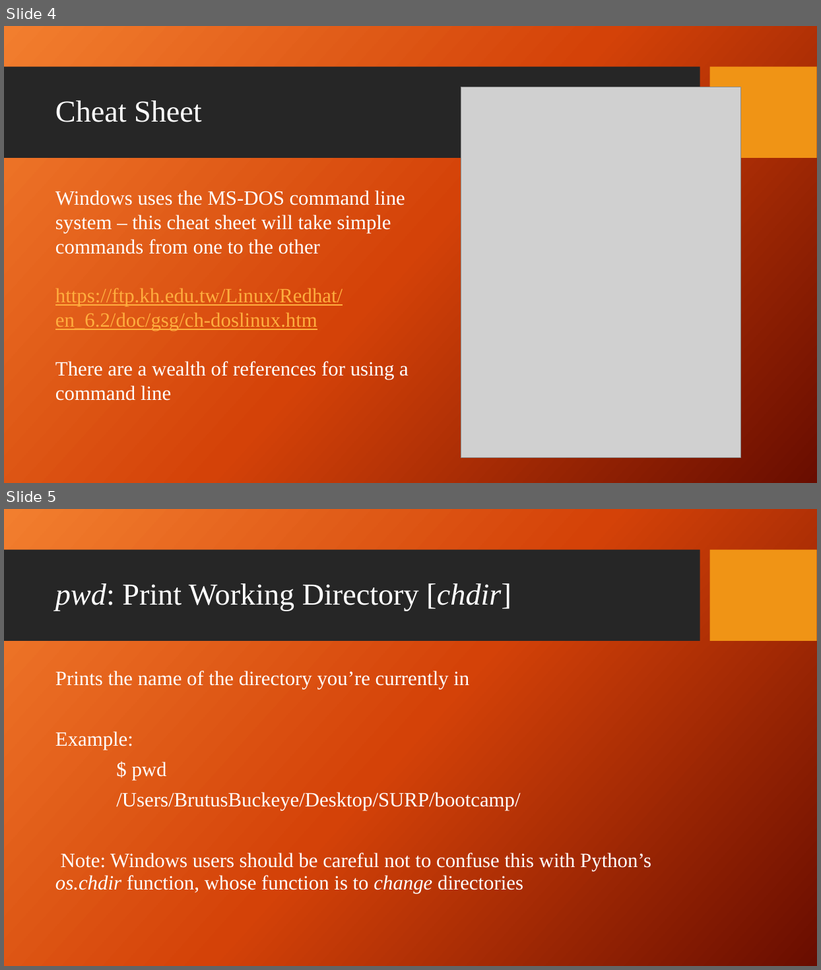
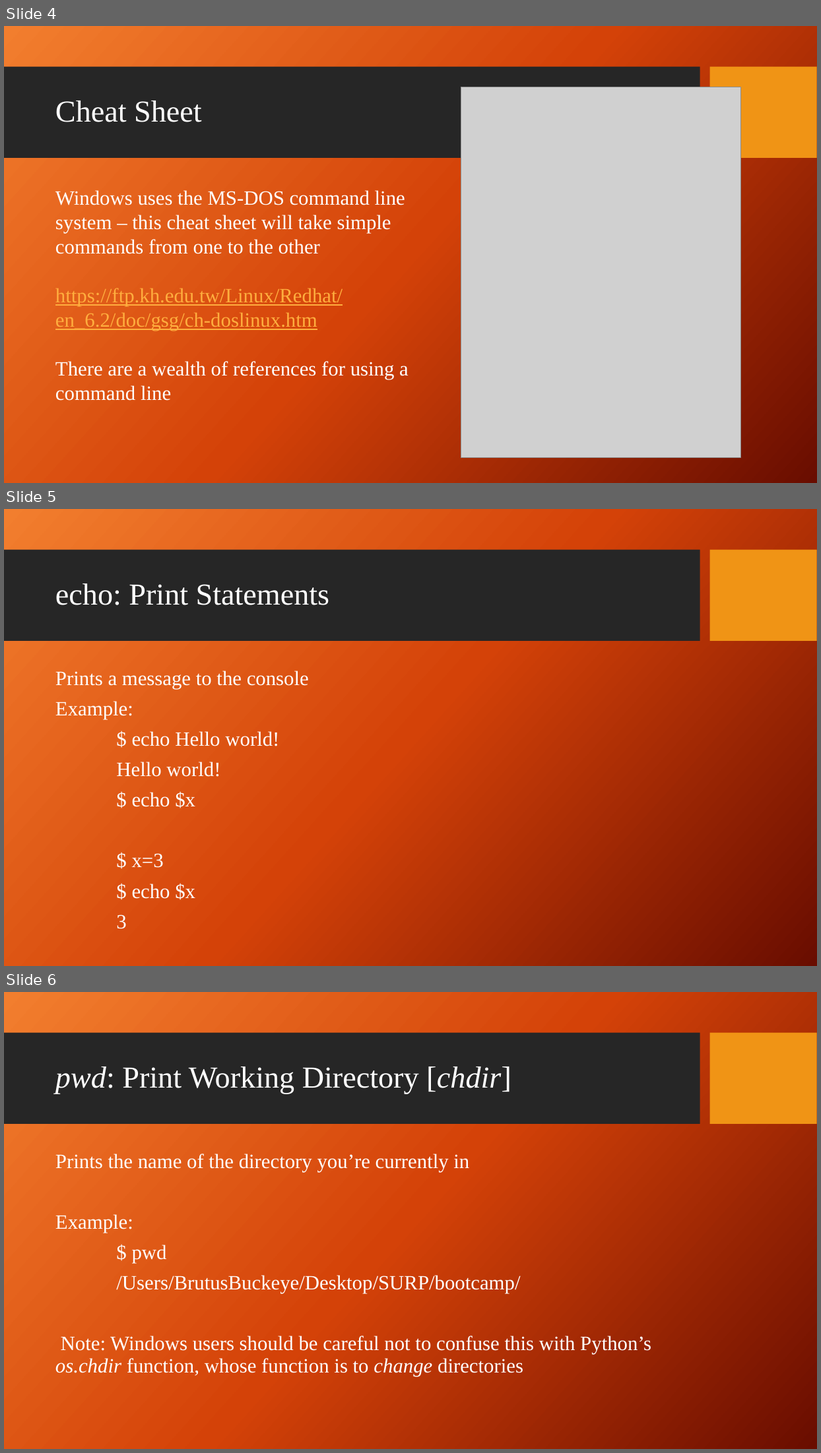
Before and after one commit to giganano/PythonBootcamp, a slide deck: slides/terminal.pptx. Shown one above the other, each under a label of ours: slides 4 and 5 before the commit, slides 4, 5 and 6 after it. The pictures are 821x970 and 821x1453 pixels, drawn with LibreOffice and Linux fonts; fonts in the diff are those of the drawing; grey boxes stand for pictures; background and template pictures are left out. Boxes give left, top, right and bottom in pixels: in the first picture for what was removed or moved away, otherwise in the second. Text is boxed around its words. In the diff, an @@ line names an element or a change of style, - is before the commit and + after.

Commit message:
slides: echo added to terminal commands

```diff
--- a/slides/terminal.pptx
+++ b/slides/terminal.pptx
@@ slide 5 added at (4, 509, 817, 966), background picture (left out); not listed: 2 template elements that a slide beside it also shows @@
@@ title added at (55, 584, 329, 605), 36 pt, text #FFFFFF @@
+echo: Print Statements
@@ text added at (55, 671, 309, 929), 24 pt, text #FFFFFF @@
+Prints a message to the console
+Example:
+$ echo Hello world!
+Hello world!
+$ echo $x
+$ x=3
+$ echo $x
+3
@@ what was slide 5 is now slide 6 @@
```
